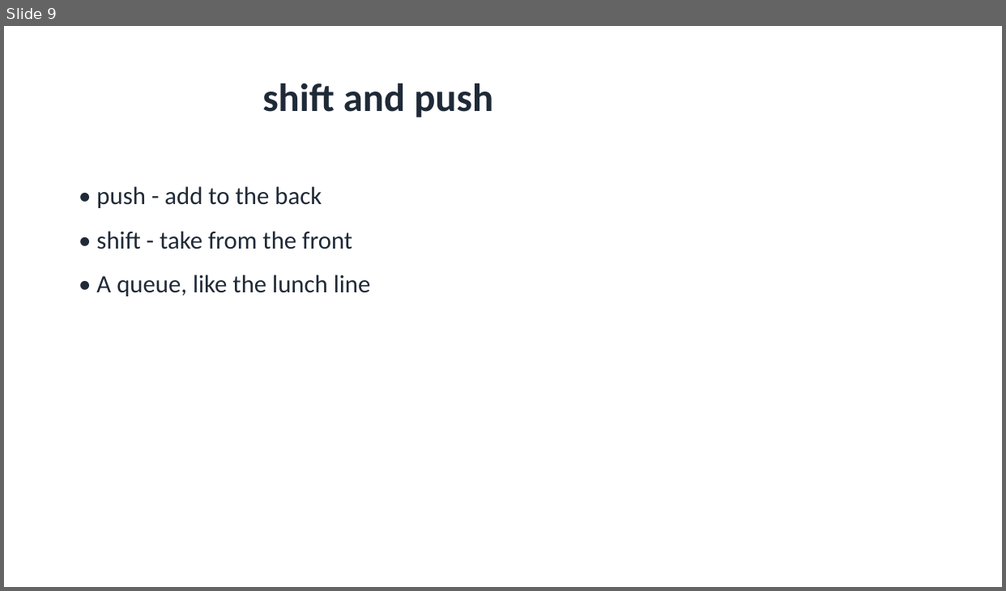
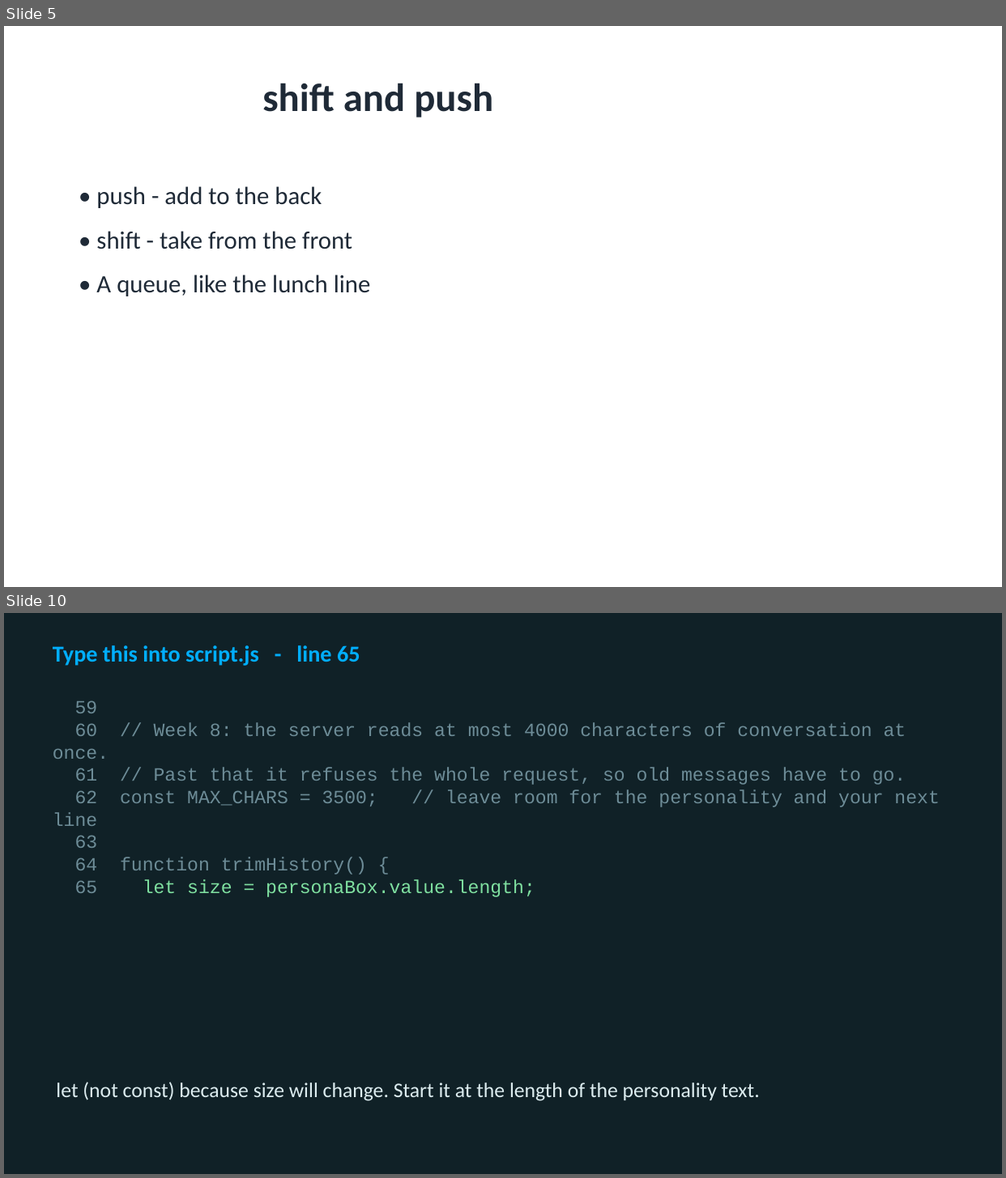
Before and after one commit to utgapps/utgapps.github.io, a slide deck: ai101/slides/week-08.pptx. Shown one above the other, each under a label of ours: slide 9 before the commit, slides 5 and 10 after it; the slides between them are not shown. The pictures are 1006x591 and 1006x1178 pixels, drawn with LibreOffice and Linux fonts; fonts in the diff are those of the drawing. Boxes give left, top, right and bottom in pixels: in the first picture for what was removed or moved away, otherwise in the second. Text is boxed around its words. In the diff, an @@ line names an element or a change of style, - is before the commit and + after.

```diff
--- a/ai101/slides/week-08.pptx
+++ b/ai101/slides/week-08.pptx
@@ slide 10 added at (4,613,1002,1174), background #102127 @@
@@ text added at (53,645,360,666), 22 pt, text #01AEFD, bold @@
+Type this into script.js - line 65
@@ text added at (53,700,939,897), 18 pt, text #6D8C97 @@
+59
+60 // Week 8: the server reads at most 4000 characters of conversation at once.
+61 // Past that it refuses the whole request, so old messages have to go.
+62 const MAX_CHARS = 3500; // leave room for the personality and your next line
+63
+64 function trimHistory() {
+65 let size = personaBox.value.length;
@@ text added at (56,1082,760,1101), 20 pt, text #DCECEF @@
+let (not const) because size will change. Start it at the length of the personality text.
@@ what was slide 9 is now slide 5 @@
```
Also in this commit, not shown: 2 slides changed, 17 other slides added, 3 slides removed, 19 other files.
